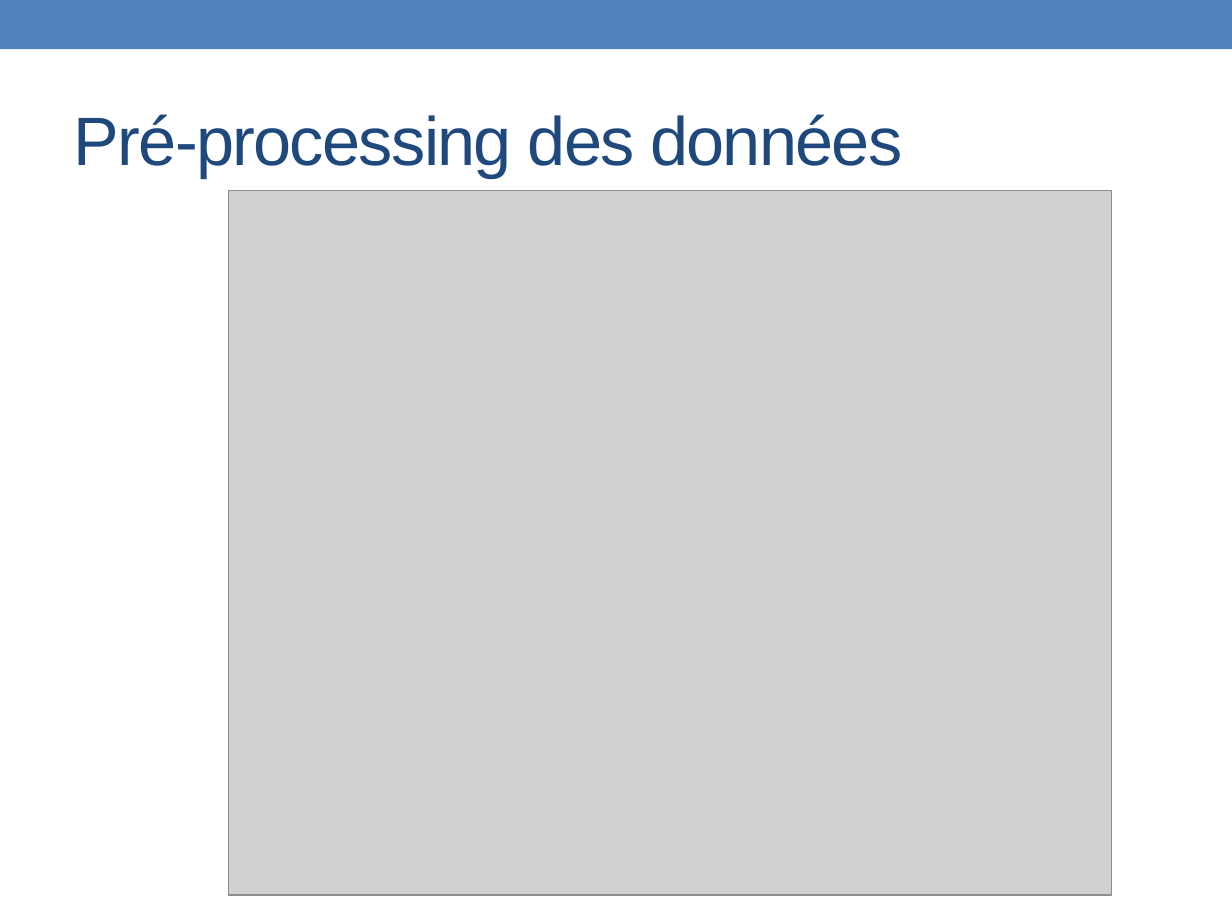
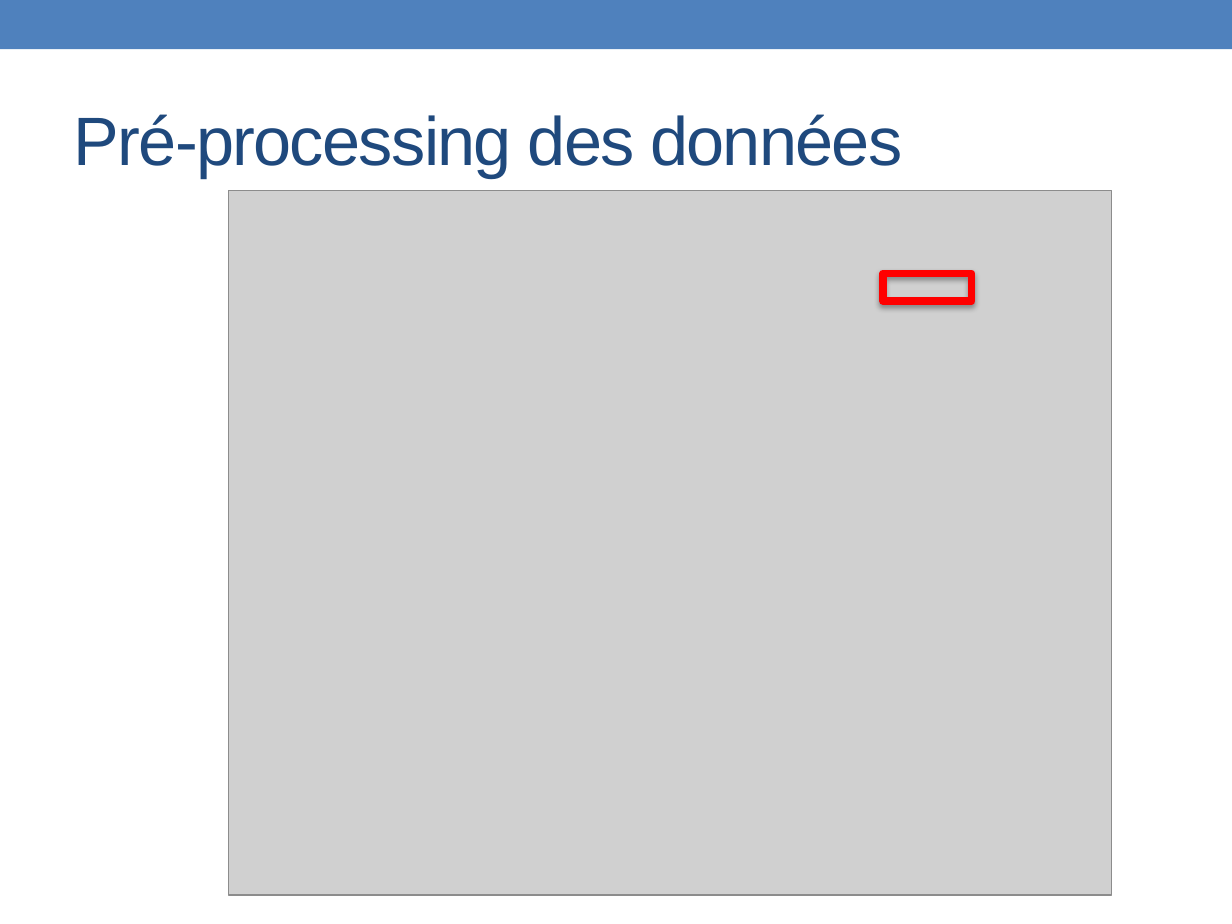
Before and after one commit to PF-BB/CentraleSupelec-R-genomics, a slide deck: slide 18 of docs/source/TP2/TP2_2061124.pptx. Drawn at 1232x924 pixels with LibreOffice and Linux fonts; fonts in the diff are those of the drawing; grey boxes stand for pictures. Boxes give left, top, right and bottom in pixels: in the first picture for what was removed or moved away, otherwise in the second. Text is boxed around its words. In the diff, an @@ line names an element or a change of style, - is before the commit and + after.

```diff
--- a/docs/source/TP2/TP2_2061124.pptx
+++ b/docs/source/TP2/TP2_2061124.pptx
@@ rectangle added at (x1=883, y1=274, x2=972, y2=301), outline #FF0000 4.5 pt @@
```
Also in this commit, not shown: 1 other slide changed, 2 other files.
